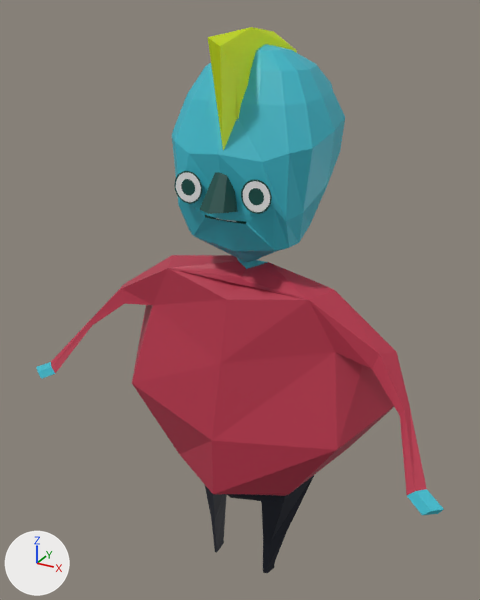
The Blender file Assets/Models/character 1.blend: old version first, new version second.
One viewpoint serves both versions: a 50 mm camera at (4.16, -8.1, 1.41) aimed at (-0.31, 0.03, -2.66). Every picture has the same lights, and +X, +Y and +Z are marked at lower left.
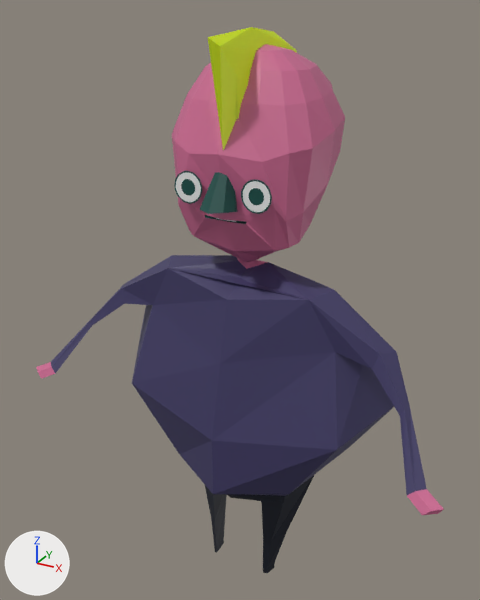
The change in detail:
Material 'Skin' (mat_skin) changes colour from cyan #3bbacc to pink #cc6992; in linear values from (0.0431, 0.49, 0.604) to (0.604, 0.142, 0.286).
Material 'Shirt' (mat_shirt) changes colour from red #b9344c to dark blue #403a64; in linear values from (0.487, 0.0344, 0.0718) to (0.0506, 0.0428, 0.128).

Where the change shows, as pixel boxes [x1, y1, x2, y2] in the pictures (480 x 600 px):
'Circle.001', recoloured
    both: [36, 36, 444, 515]
